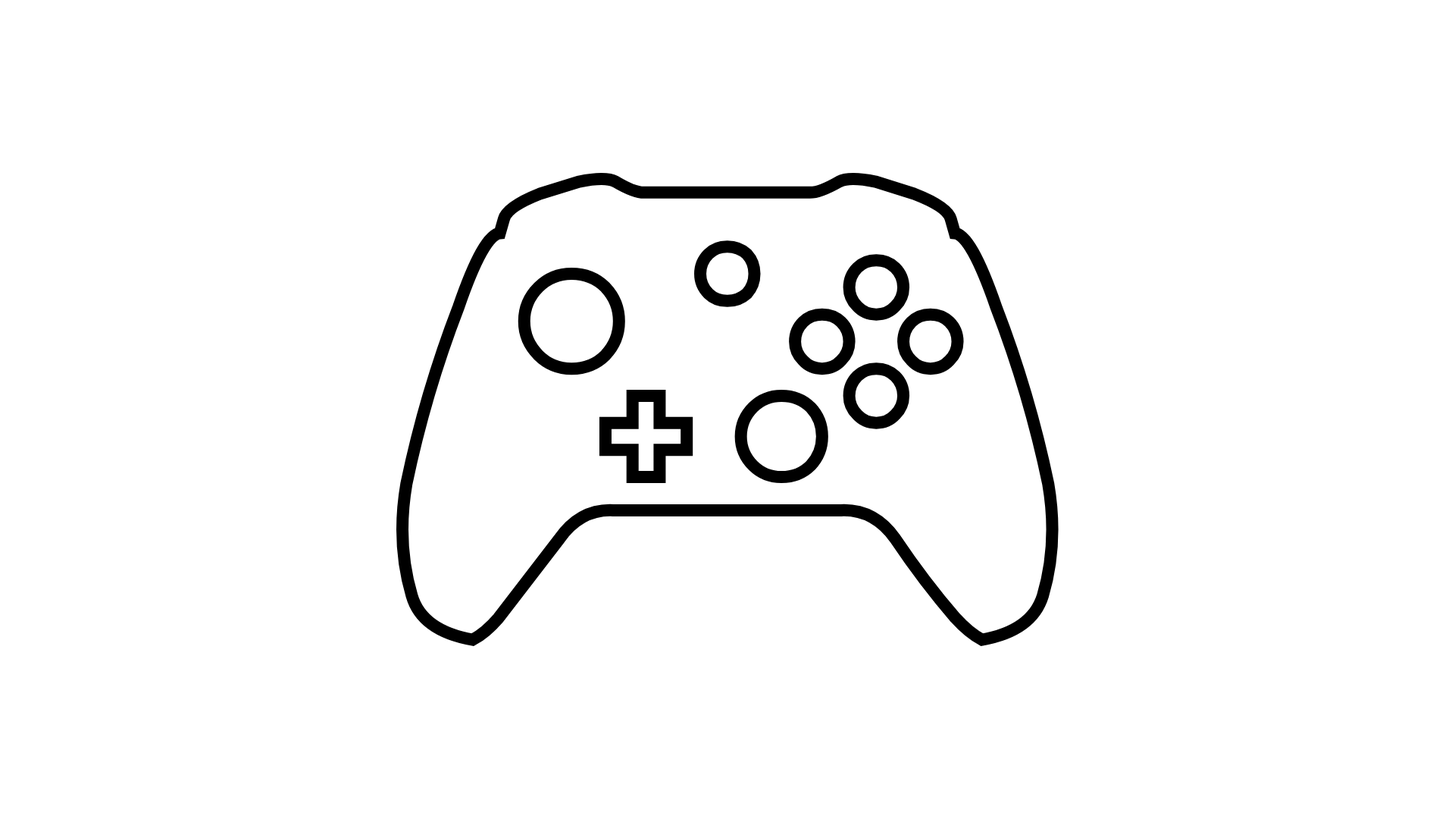
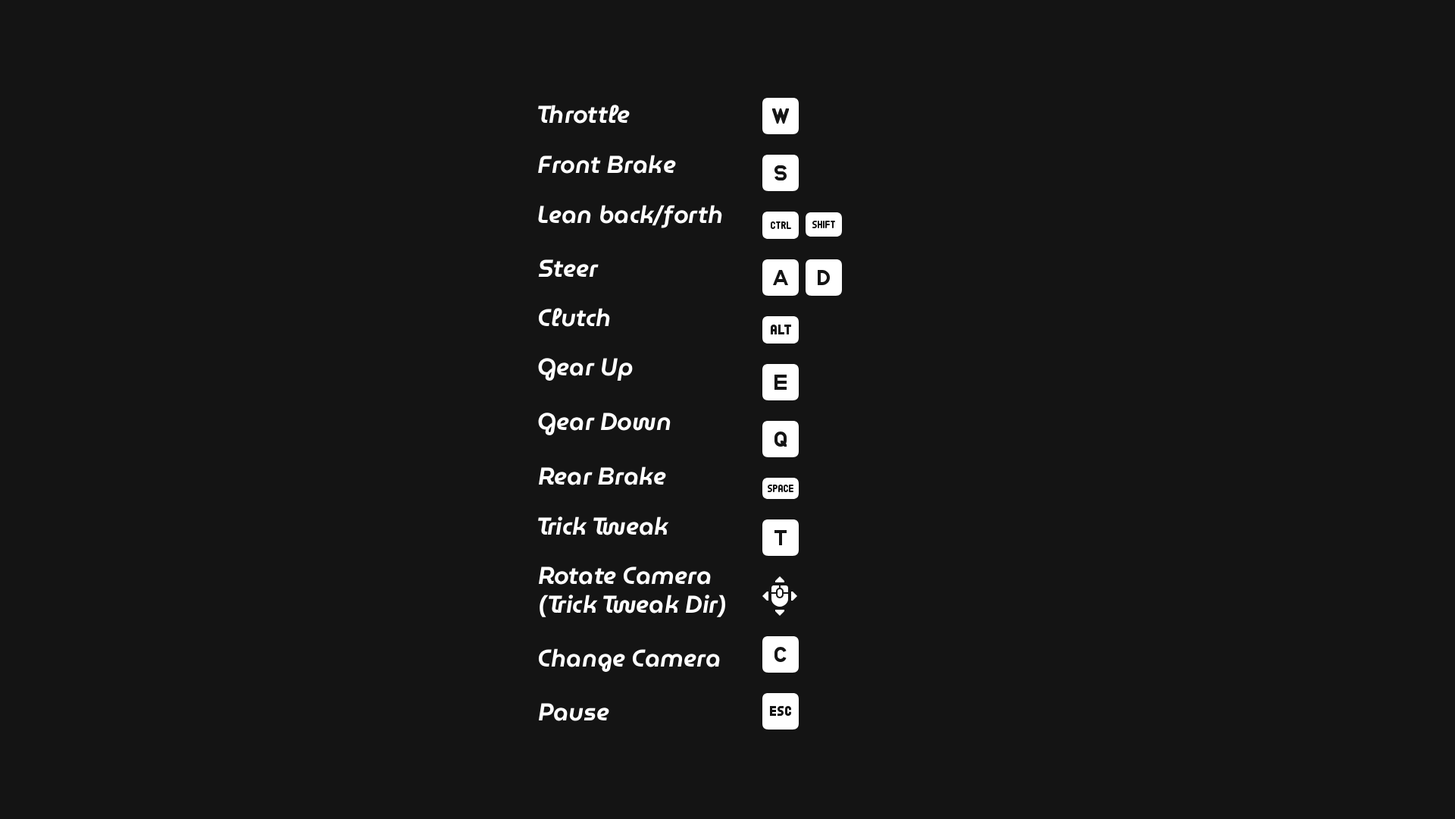
Layer changes from the first 1455×819 image to the second:
added group "KBM" with 28 layers above "Gamepad" over (x1=538, y1=97, x2=843, y2=730)
added group "Folder 1" with 2 layers in group "KBM" over (x1=762, y1=211, x2=843, y2=239)
added group "Folder 2" with 2 layers in group "KBM" over (x1=762, y1=259, x2=843, y2=296)
added layer "keyboard_a" in group "Folder 2" over (x1=762, y1=259, x2=799, y2=296)
added layer "keyboard_d" in group "Folder 2" over (x1=805, y1=259, x2=843, y2=296)
added layer "keyboard_s" in group "KBM" over (x1=762, y1=154, x2=799, y2=192)
added layer "keyboard_escape" in group "KBM" over (x1=762, y1=692, x2=799, y2=730)
added layer "keyboard_e" in group "KBM" over (x1=762, y1=363, x2=799, y2=401)
added layer "keyboard_q" in group "KBM" over (x1=762, y1=420, x2=799, y2=458)
added layer "keyboard_w" in group "KBM" over (x1=762, y1=97, x2=799, y2=135)
added layer "keyboard_c" in group "KBM" over (x1=762, y1=635, x2=799, y2=673)
added layer "mouse_move" in group "KBM" over (x1=762, y1=576, x2=798, y2=616)
added layer "Rotate Camera (Trick Tweak Dir) copy" in group "KBM" over (x1=538, y1=566, x2=727, y2=617)
added layer "Rear Brake copy" in group "KBM" over (x1=538, y1=466, x2=667, y2=486)
added layer "Gear Up copy" in group "KBM" over (x1=538, y1=357, x2=633, y2=381)
added layer "Gear Down copy" in group "KBM" over (x1=538, y1=412, x2=671, y2=436)
added layer "Trick Tweak copy" in group "KBM" over (x1=538, y1=516, x2=670, y2=536)
added layer "Throttle" (1st of 2, in "KBM") in group "KBM" over (x1=538, y1=104, x2=630, y2=124)
added layer "Change Camera copy" in group "KBM" over (x1=538, y1=648, x2=721, y2=672)
added layer "Lean back/forth" in group "KBM" over (x1=538, y1=204, x2=723, y2=229)
added layer "Clutch copy" in group "KBM" over (x1=538, y1=307, x2=611, y2=327)
added layer "Front Brake copy" in group "KBM" over (x1=538, y1=154, x2=677, y2=174)
painted on "Background" over (x1=0, y1=0, x2=1455, y2=819)
…and 7 more changes (7 added)
